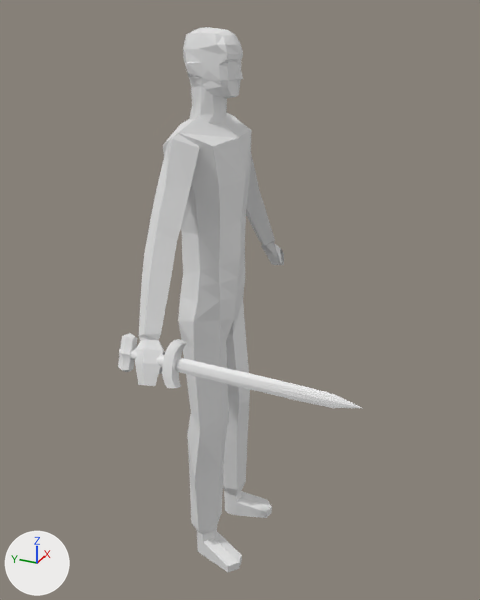
Renders of the Blender file salemstalker/Assets/3D/charatermodel/maincharacterblank.blend from each side of a commit.
One viewpoint serves both versions: a 50 mm lens placed at (-1.847, -0.922, 1.946), pointed at (-0.019, -0.1, 1.032). The lights are fixed; the arrows at lower left show +X, +Y and +Z.
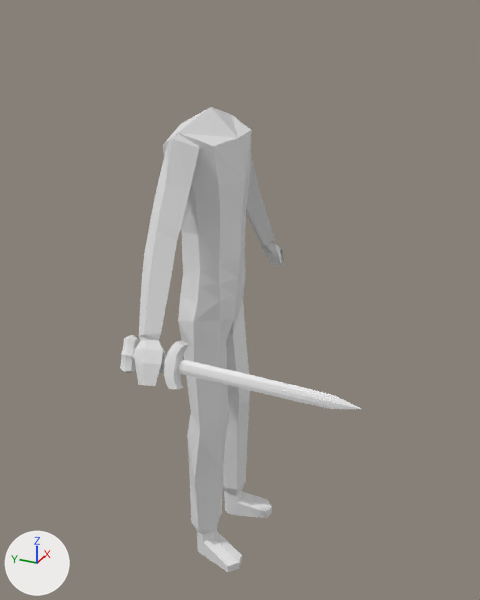
What differs and where, as boxes (x1, y1, x2, y2) in the pictures (480 x 600 px):
'Cube.003', hidden
    before: (183, 27, 243, 125)
'Cylinder', moved
    before: (118, 333, 362, 408)
    after: (120, 335, 362, 409)

Patch to the scene script:
```diff
--- a/salemstalker/Assets/3D/charatermodel/maincharacterblank.blend.py
+++ b/salemstalker/Assets/3D/charatermodel/maincharacterblank.blend.py
@@ ob_cube_003 @@
 ob_cube_003.location = (-0.001, -0.02, 1.741)
+ob_cube_003.hide_set(True)
@@ ob_cylinder @@
 ob_cylinder = bpy.data.objects.new('Cylinder', me_cylinder_001)
-ob_cylinder.location = (-0.46, -0.046, 1.022)
+ob_cylinder.location = (-0.446, -0.043, 1.009)
 ob_cylinder.rotation_euler = (1.571, -1.204, 0.0)  # degrees (90, -69, 0)
```
